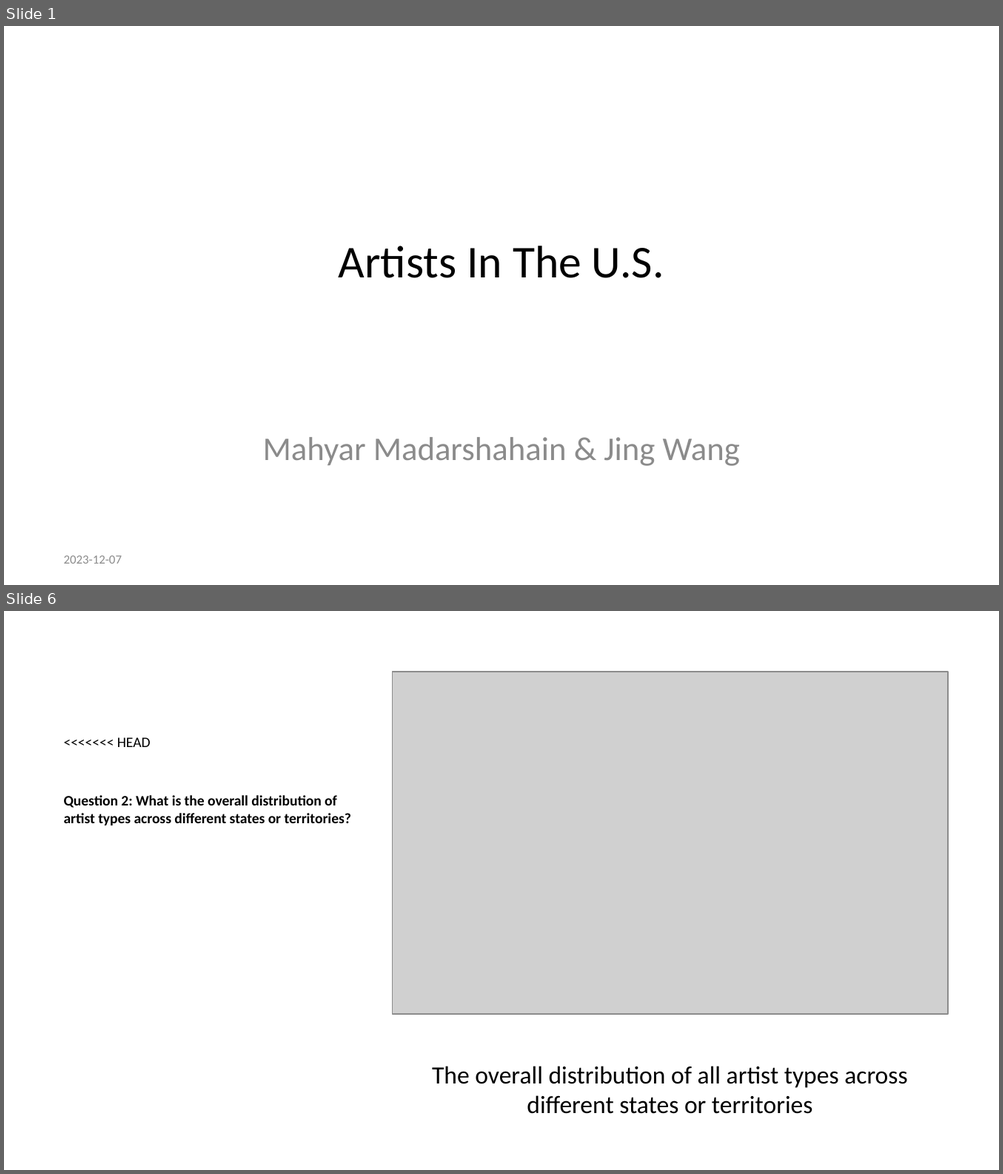
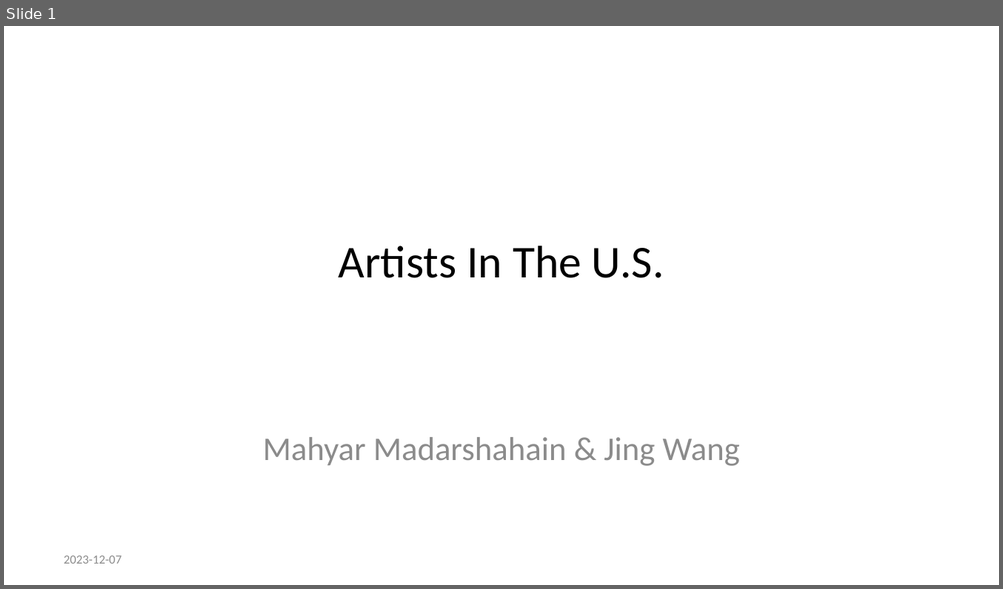
Before and after one commit to stat850-unl/-Movies, a slide deck: ppt.pptx. Shown one above the other, each under a label of ours: slides 1 and 6 before the commit, slide 1 after it; the slides between them are not shown. The pictures are 1003x1174 and 1003x589 pixels, drawn with LibreOffice and Linux fonts; fonts in the diff are those of the drawing; grey boxes stand for pictures. Boxes give left, top, right and bottom in pixels: in the first picture for what was removed or moved away, otherwise in the second. Text is boxed around its words. In the diff, an @@ line names an element or a change of style, - is before the commit and + after.

```diff
--- a/ppt.pptx
+++ b/ppt.pptx
@@ slide 6 removed at (x1=4, y1=611, x2=999, y2=1170), background #FFFFFF @@
@@ picture removed at (x1=392, y1=672, x2=947, y2=1014) @@
@@ text removed at (x1=64, y1=738, x2=351, y2=826) @@
-<<<<<<< HEAD
-Question 2: What is the overall distribution of artist types across different states or territories?
@@ text removed at (x1=432, y1=1066, x2=907, y2=1114) @@
-The overall distribution of all artist types across different states or territories
```
Also in this commit, not shown: 1 slide changed, 8 other slides removed, 2 other files.
